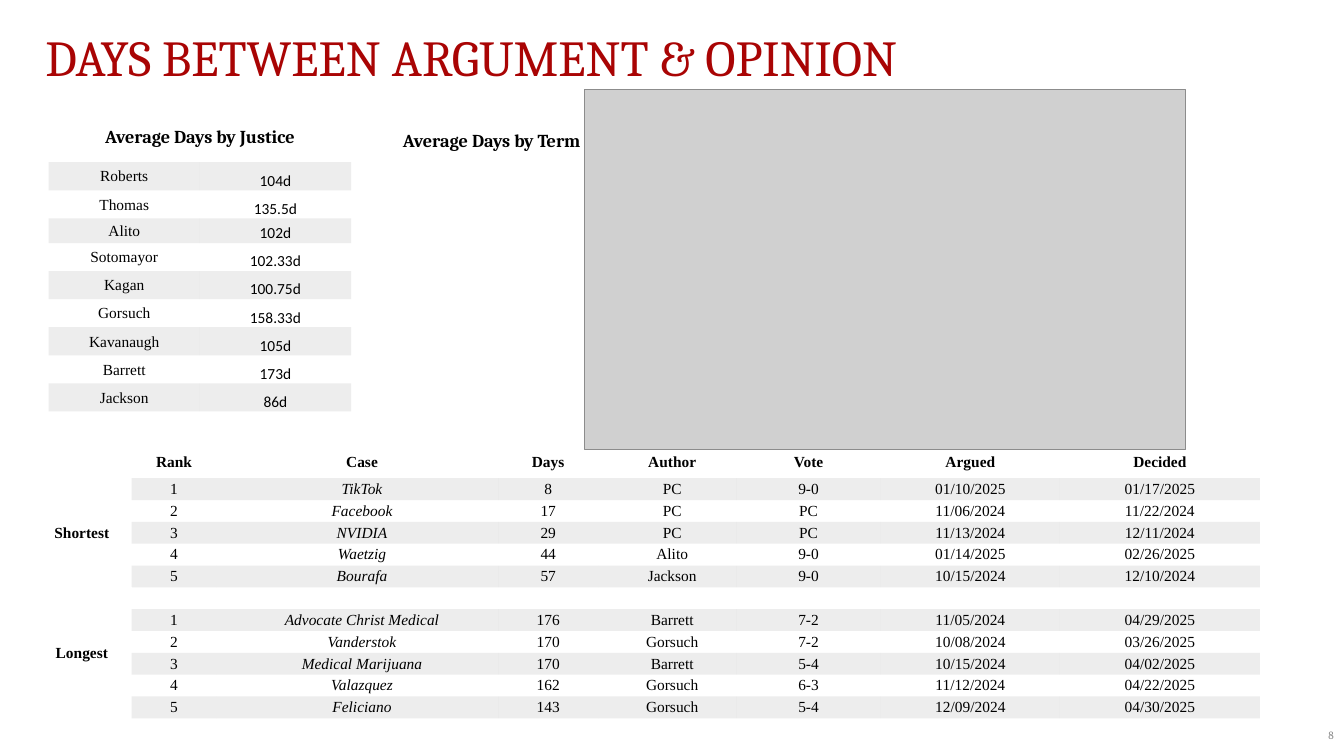
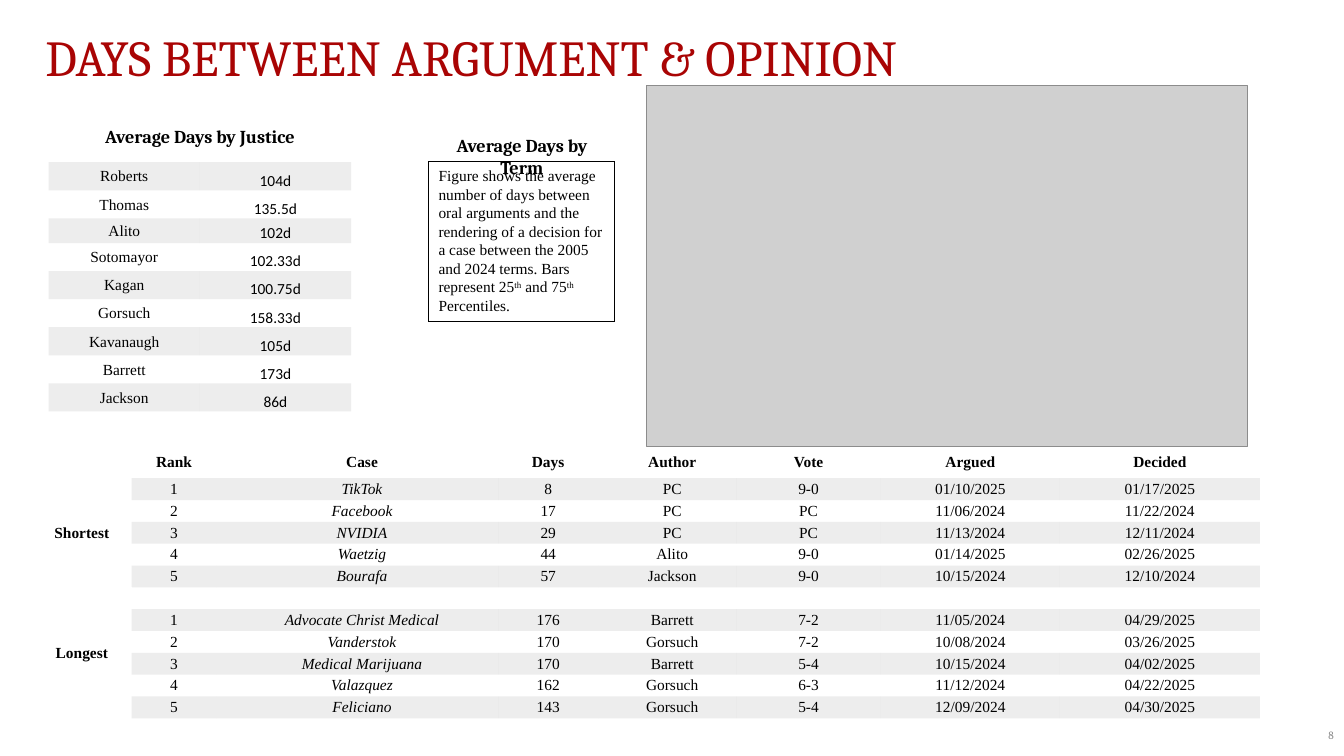
Before and after one commit to JakeTruscott/scotuswatch, a slide deck: slide 8 of Stat Reviews/OT24_StatReview/compilation/SCOTUSBlog/statpack_OT24.pptx. Drawn at 1344x756 pixels with LibreOffice and Linux fonts; fonts in the diff are those of the drawing; grey boxes stand for pictures. Boxes give left, top, right and bottom in pixels: in the first picture for what was removed or moved away, otherwise in the second. Text is boxed around its words. In the diff, an @@ line names an element or a change of style, - is before the commit and + after.

```diff
--- a/Stat Reviews/OT24_StatReview/compilation/SCOTUSBlog/statpack_OT24.pptx
+++ b/Stat Reviews/OT24_StatReview/compilation/SCOTUSBlog/statpack_OT24.pptx
@@ picture: place and size @@
-picture at [585, 89, 1186, 450]
+picture at [646, 86, 1247, 447]
@@ text "Average Days by Term": place and size @@
-text "Average Days by Term" at [403, 134, 581, 151]
+text "Average Days by Term" at [457, 139, 587, 179]
@@ text "Average Days by Term" at [457, 139, 587, 179]: alignment left to centre @@
@@ rectangle added at [429, 161, 615, 321], outline #000000 0.75 pt, 11 pt, text #000000 @@
+Figure shows the average number of days between oral arguments and the rendering of a decision for a case between the 2005 and 2024 terms. Bars represent 25th and 75th Percentiles.
```
Also in this commit, not shown: 11 other slides changed, 25 other files.
